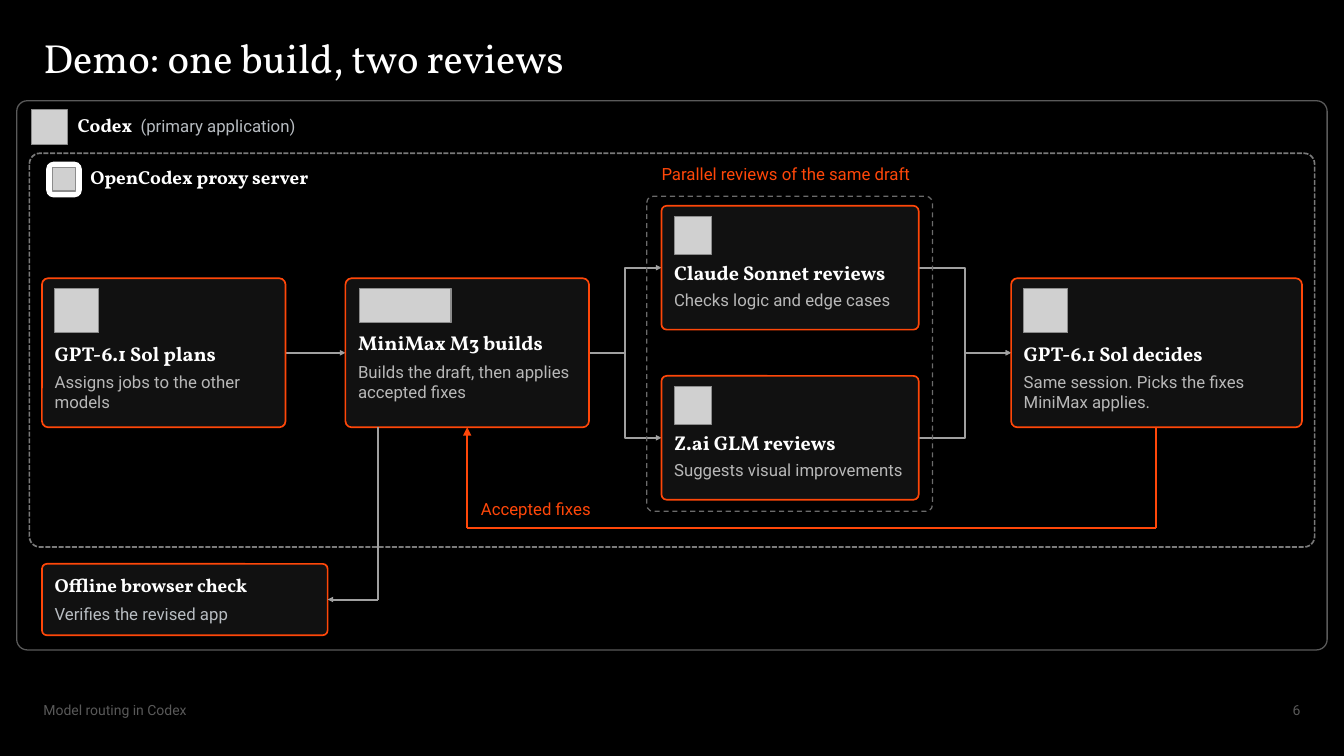
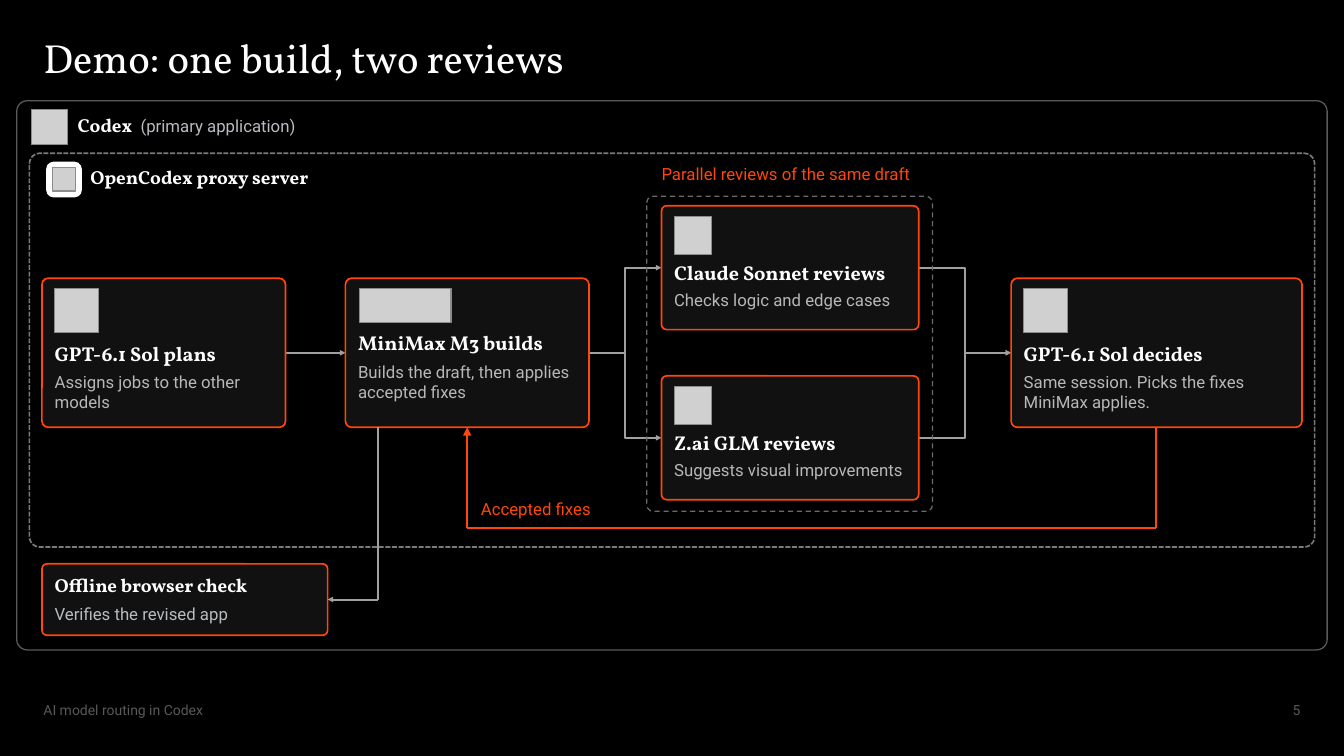
Before and after one commit to Max-FM/RDP-Train-the-Trainer-Workshop-2026, a slide deck: slide 5 of presentation/model-routing.pptx (slide 6 before the commit). Drawn at 1344x756 pixels with LibreOffice and Linux fonts; fonts in the diff are those of the drawing; grey boxes stand for pictures. Boxes give left, top, right and bottom in pixels: in the first picture for what was removed or moved away, otherwise in the second. Text is boxed around its words. In the diff, an @@ line names an element or a change of style, - is before the commit and + after.

```diff
--- a/presentation/model-routing.pptx
+++ b/presentation/model-routing.pptx
@@ text at [43, 704, 203, 718]: text changed @@
-Model routing in Codex
+AI model routing in Codex
```
Also in this commit, not shown: 6 other slides changed, 1 slide removed, 1 other file.
